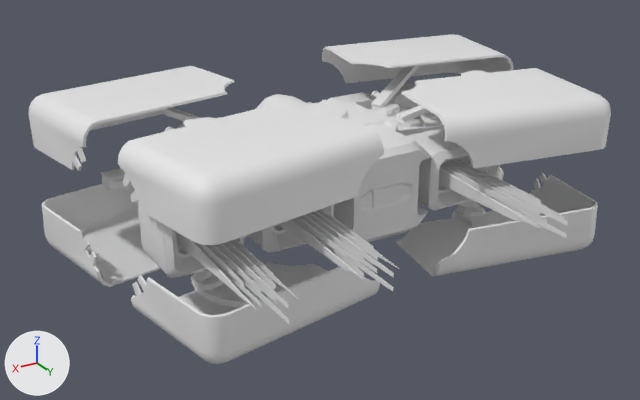
The Blender file Dalton/dalton.blend, before and after one commit.
Rendered twice from a 50 mm lens placed at (7.34, 12.23, 5.33), pointed at (0.45, 0.76, -0.41). The axes (+X, +Y, +Z) are drawn at lower left. The lights are the same throughout. Materials are left out; every surface is plain grey.

The older version as bpy lines, for what is in view:
```python
me_cube_001 = bpy.data.meshes.new('Cube.001')
me_cube_001.from_pydata(...)  # 3381 vertices, 4316 faces; spans x -4.38..4.38, y -2.64..3.16, z -1.35..1.35
me_cube_001.polygons.foreach_set('use_smooth', [True] * 4316)
me_cube_001.materials.append(mat_base_glow)
me_cube_017 = bpy.data.meshes.new('Cube.017')
me_cube_017.from_pydata(...)  # 124 vertices, 110 faces; spans x -0.28..0.28, y 0.04..2.79, z -0.17..0.17
me_cube_017.polygons.foreach_set('use_smooth', [True] * 110)
me_cube_017.materials.append(mat_engine_glow_proteron)
ob_base_glow = bpy.data.objects.new('Base Glow', me_cube_001)
ob_base_glow.location = (0.0, 0.0, 0.0)
ob_glow_001 = bpy.data.objects.new('Glow.001', me_cube_017)
ob_glow_001.location = (1.5, 1.5, 0.0)
ob_glow_001.visible_shadow = False
ob_glow_002 = bpy.data.objects.new('Glow.002', me_cube_017)
ob_glow_002.location = (3.0, 1.5, 0.0)
ob_glow_002.visible_shadow = False
ob_glow_003 = bpy.data.objects.new('Glow.003', me_cube_017)
ob_glow_003.location = (-1.5, 1.5, 0.0)
ob_glow_003.visible_shadow = False
```
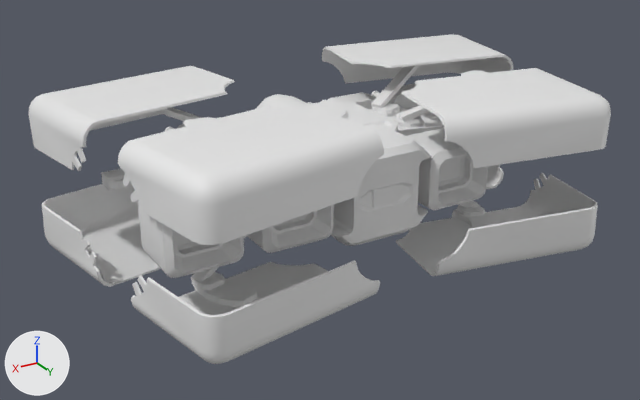
Pixel boxes [x1, y1, x2, y2] of what changed, in the pictures (640 x 400 px):
'Glow.003', deleted: before [439, 158, 569, 238]
'Glow.002', deleted: before [176, 232, 299, 324]
'Glow.001', deleted: before [278, 209, 399, 291]

The edits, one by one:
Object 'Glow.001' (ob_glow_001) is deleted.
Object 'Glow.002' (ob_glow_002) is deleted.
Object 'Glow.003' (ob_glow_003) is deleted.
